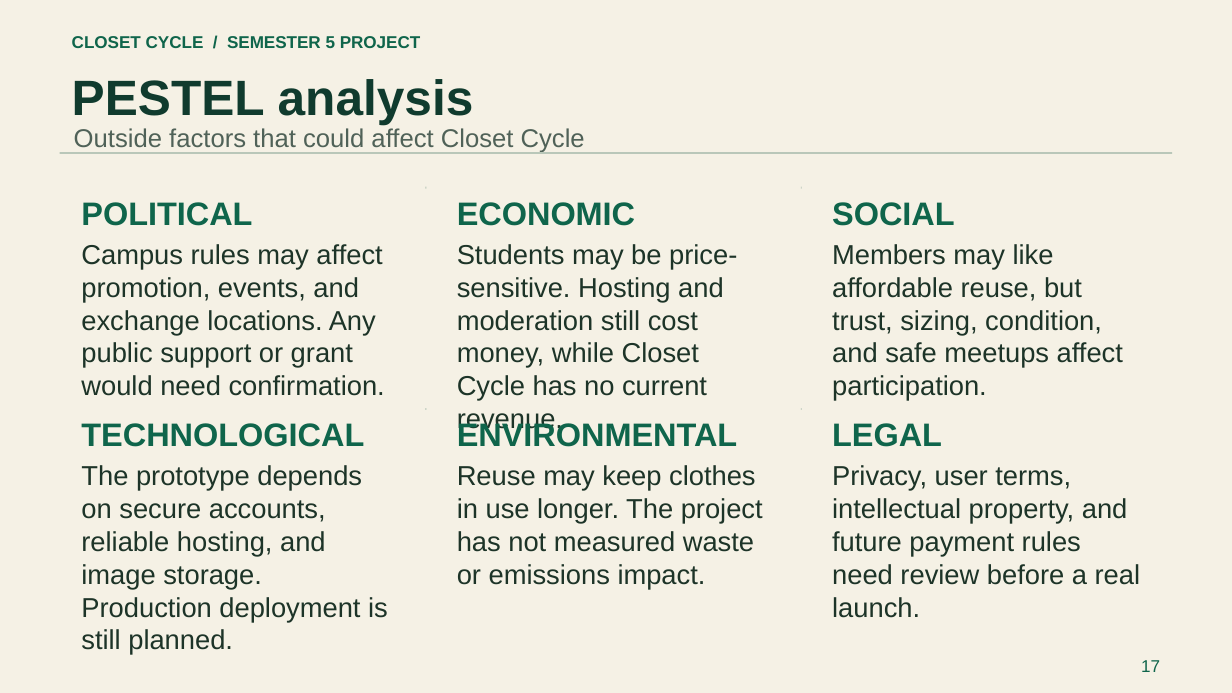
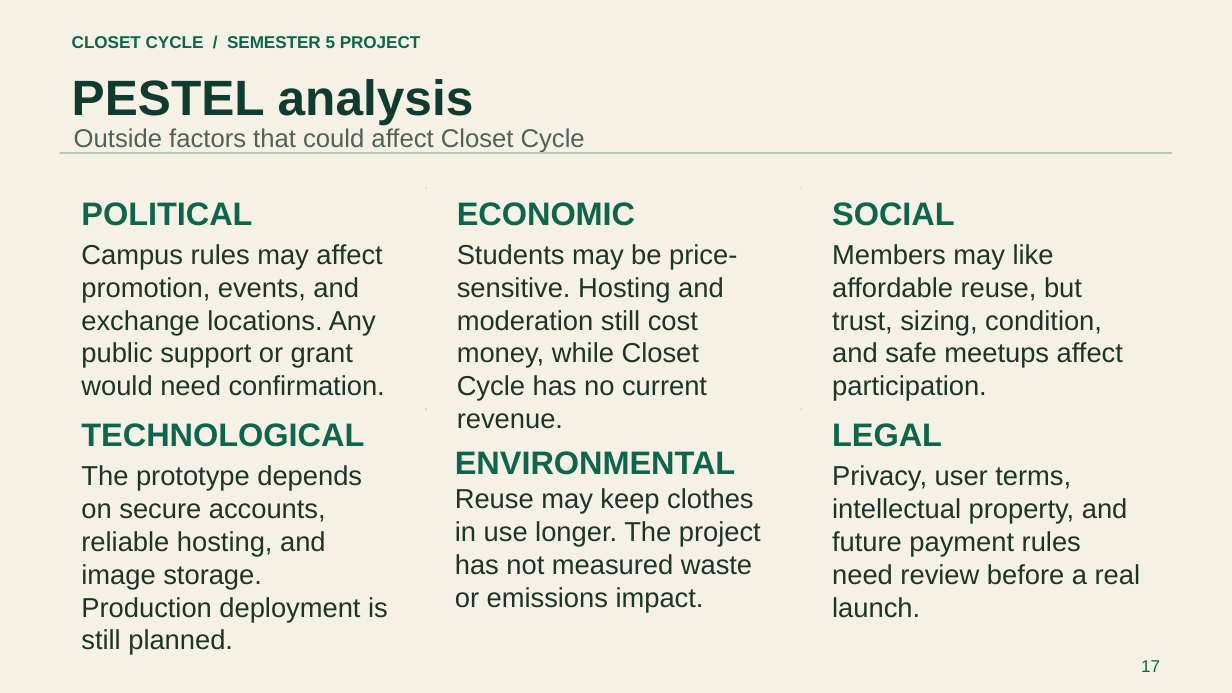
Before and after one commit to Kashish1911/ClosetCycle, a slide deck: slide 17 of deliverables/Closet-Cycle-Startup-Project.pptx. Drawn at 1232x693 pixels with LibreOffice and Linux fonts; fonts in the diff are those of the drawing. Boxes give left, top, right and bottom in pixels: in the first picture for what was removed or moved away, otherwise in the second. Text is boxed around its words. In the diff, an @@ line names an element or a change of style, - is before the commit and + after.

```diff
--- a/deliverables/Closet-Cycle-Startup-Project.pptx
+++ b/deliverables/Closet-Cycle-Startup-Project.pptx
@@ text "ENVIRONMENTAL" moved from (x1=457, y1=420, x2=737, y2=447) to (x1=455, y1=451, x2=735, y2=475) @@
@@ text "Reuse may keep clothes in ..." moved from (x1=457, y1=465, x2=763, y2=590) to (x1=455, y1=488, x2=761, y2=613) @@
```
Also in this commit, not shown: 14 other slides changed, 7 other files.
